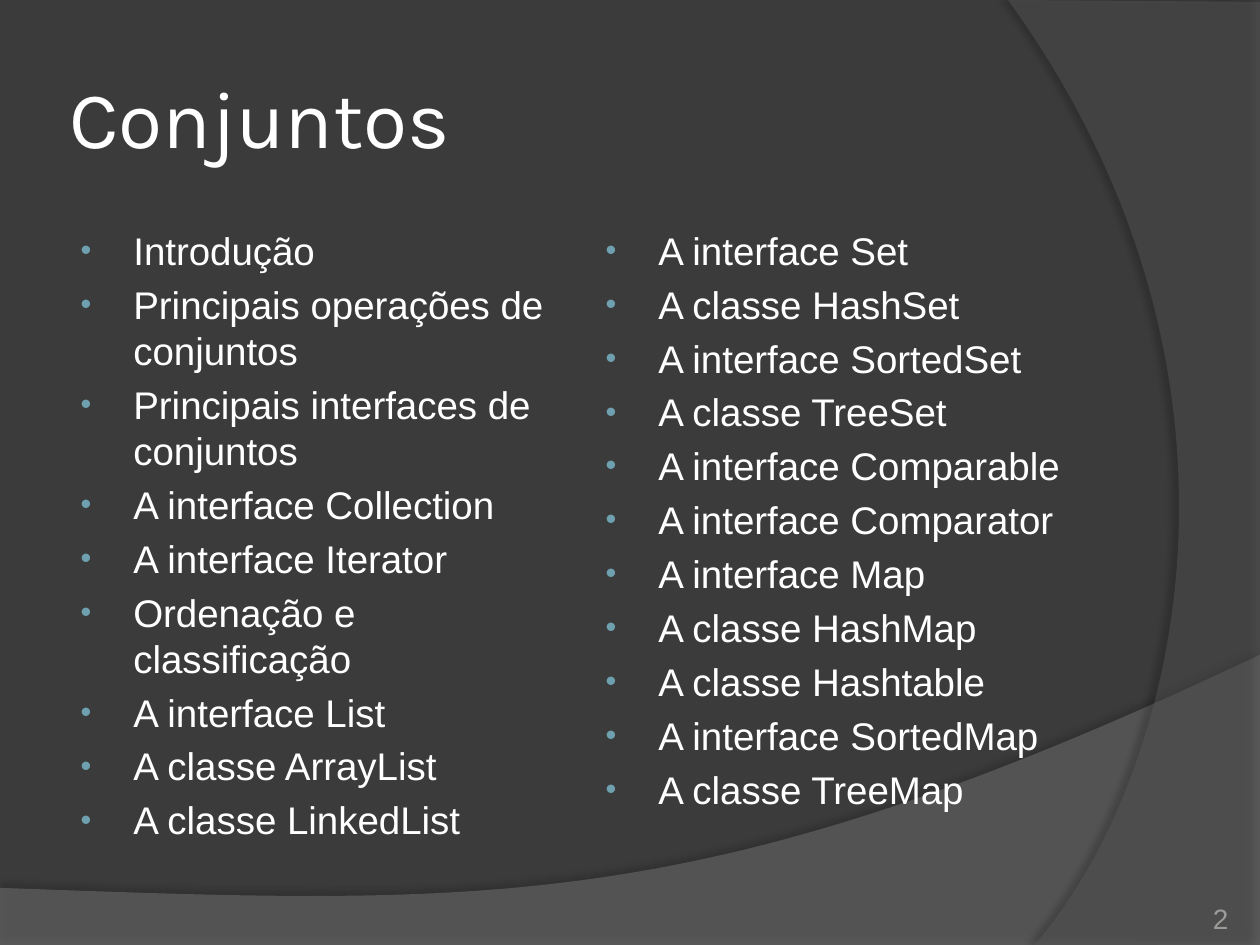
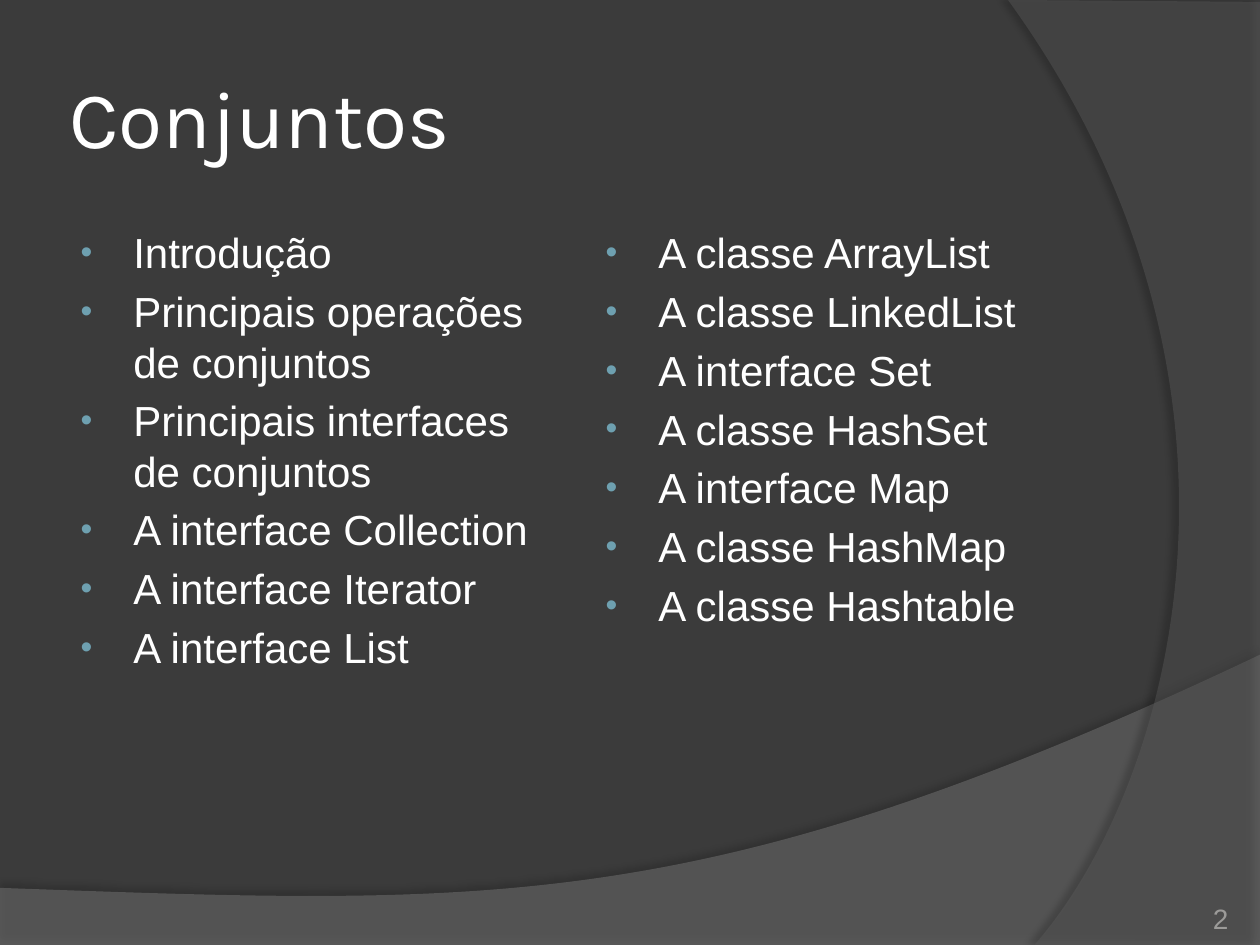
Before and after one commit to duchesqui/slzvieira-training, a slide deck: slide 2 of 2-Java-Programmer-Modulo-II/10.Capitulo04.pptx. Drawn at 1260x945 pixels with LibreOffice and Linux fonts; fonts in the diff are those of the drawing. Boxes give left, top, right and bottom in pixels: in the first picture for what was removed or moved away, otherwise in the second. Text is boxed around its words. In the diff, an @@ line names an element or a change of style, - is before the commit and + after.

Commit message:
Redução do conteúdo a ser apresentado nos capítulos 3 (equalse hashcode) e 4 (coleções). Foram excluídos os temas de ordenação: Comparable, Comparator, SortedSet e SortedMap.

```diff
--- a/2-Java-Programmer-Modulo-II/10.Capitulo04.pptx
+++ b/2-Java-Programmer-Modulo-II/10.Capitulo04.pptx
@@ text "Introdução" at box(133, 237, 527, 664): size 22 to 24 pt @@
@@ text at box(658, 237, 1015, 328): paragraphs added @@
+• A classe ArrayList
+• A classe LinkedList
@@ text at box(658, 345, 1059, 542): paragraphs removed @@
-• A interface SortedSet
-• A classe TreeSet
-• A interface Comparable
-• A interface Comparator
@@ text at box(658, 355, 1015, 622): size 22 to 24 pt in "A interface Set", "A classe HashSet", "A interface Map", "A classe HashMap" and 1 more places @@
@@ text at box(133, 599, 355, 680): paragraph removed @@
-• Ordenação e classificação
@@ text at box(658, 722, 1038, 811): paragraphs removed @@
-• A interface SortedMap
-• A classe TreeMap
@@ text at box(133, 752, 460, 835): paragraphs removed @@
-• A classe ArrayList
-• A classe LinkedList
```
Also in this commit, not shown: 5 other slides changed, 7 slides removed, 1 other file.
